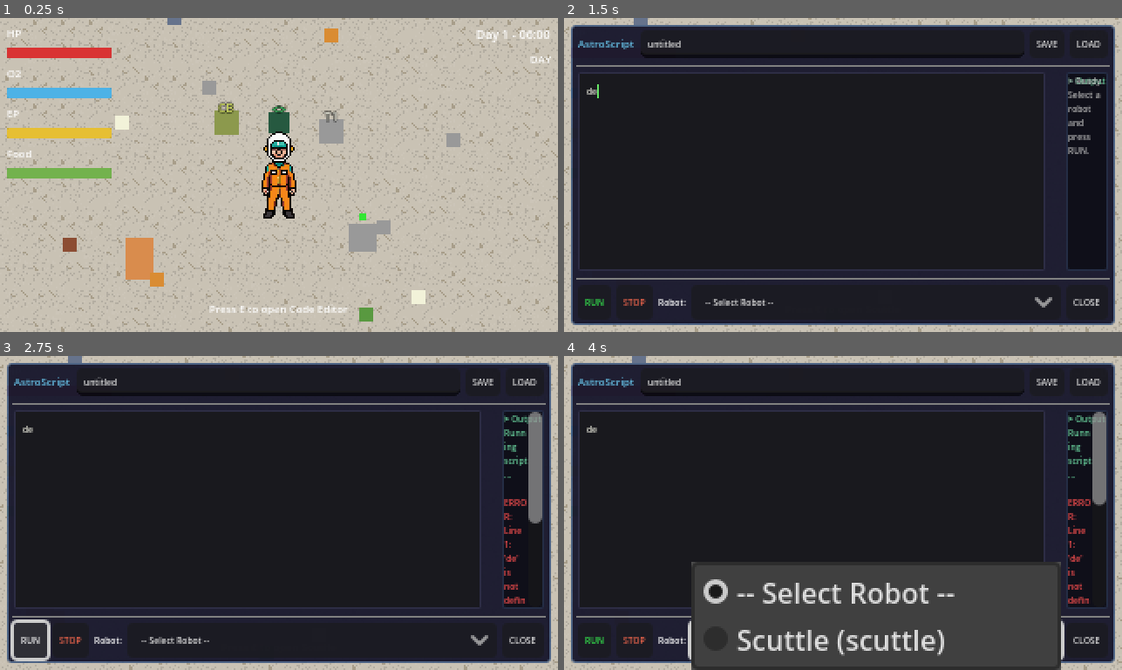
Above: before the commit, frames 1-4 (two rows, left to right).
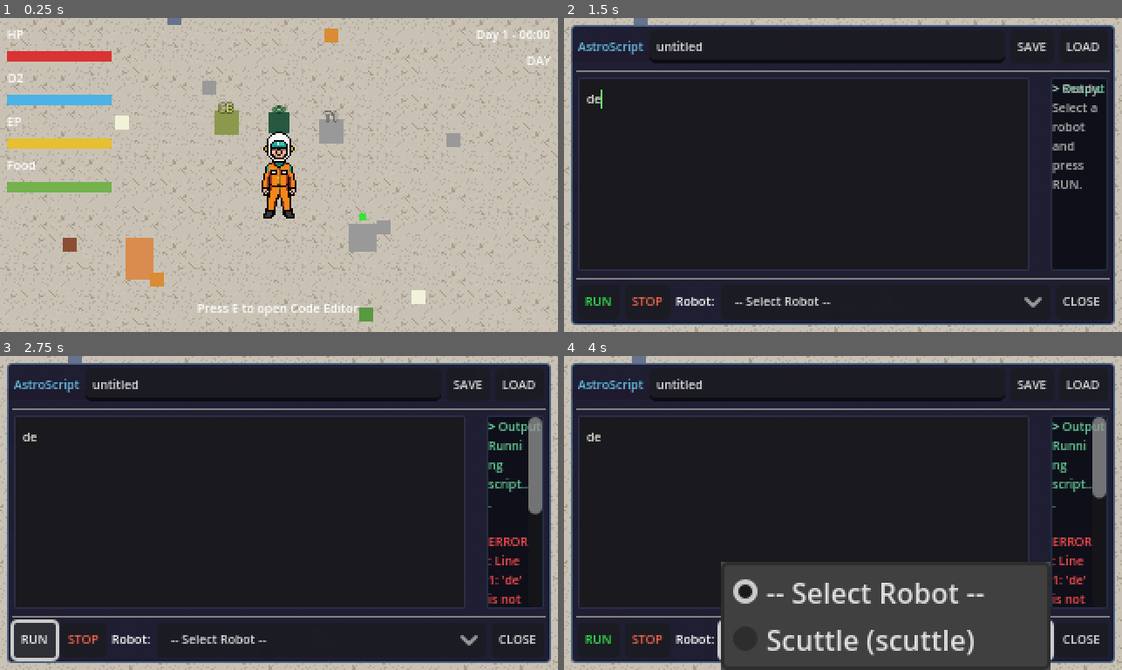
Above: after the commit, the same moments.

Repository: nauvalZulfikar/astrocode
Game: Godot game, scene res://scenes/world/main_world.tscn
Same seed, same stepped clock (60 frames per second), same inputs: the game is played once before the commit and once after it.
Inputs (mouse positions are in pixels of both pictures, inside the frame that each line leads up to):
- Up to frame 1 (0.25 s): no input
- Up to frame 2 (1.5 s): tap E (interact) at 0.5 s; move the mouse to (965, 159) at 0.52 s; hold D (move_right) 0.53-1.25 s; hold E (interact) 0.53-1.25 s; click (965, 159) at 0.67 s; drag from (731, 190) to (859, 175) at 1.27 s
- Up to frame 3 (2.75 s): click "RUN" at 2 s
- Up to frame 4 (4 s): click "STOP" at 2.75 s; click "-- Select Robot --" at 3.5 s

The runs differ from the first frame. In frame 1, 4.5% of the frame differs, in the area x 1-99%, y 3-95%; in frame 2, 6.6%; in frame 3, 7.1%; in frame 4, 11%, in the area x 2-98%, y 6-100%.

Commit message:
fix(ui): universal Esc-to-back on all panels + floor fonts at 7px
NO-BACK BUG: crafting opens via E at a workbench but had no close button and
only closed on the C key -> looked like a dead-end. Now every panel closes on
Escape:
- crafting/inventory/sable_terminal/quest_journal: Esc closes + consumes event
- pause_menu: guard _any_other_panel_open() so Esc closes the open panel instead
  of stacking pause on top; Esc with nothing open still opens pause
- back_test: 5/5 (4 panels close on Esc, no pause stacking, idle Esc opens pause)

READABILITY: 46 sub-7px labels (HP/O2/EP/Food, hints, recipe text) were mushy at
320x180. Floored all UI fonts at 7px (5/6 -> 7), kept 8px titles. Verified via
HUD + crafting screenshots.

Co-Authored-By: Claude Opus 4.8 <noreply@anthropic.com>

Diff:
--- a/scenes/ui/circuit_builder.tscn
+++ b/scenes/ui/circuit_builder.tscn
@@ -58,7 +58,7 @@
 [node name="TitleLabel" type="Label" parent="Panel/MainMargin/VBox/TitleBar"]
 layout_mode = 2
 text = "Circuit Builder"
-theme_override_font_sizes/font_size = 6
+theme_override_font_sizes/font_size = 7
 theme_override_colors/font_color = Color(0.4, 0.85, 0.5, 1)
 
 [node name="HSeparator" type="HSeparator" parent="Panel/MainMargin/VBox"]
@@ -106,23 +106,23 @@
 [node name="SimulateButton" type="Button" parent="Panel/MainMargin/VBox/BottomBar"]
 layout_mode = 2
 text = "SIMULATE"
-theme_override_font_sizes/font_size = 5
+theme_override_font_sizes/font_size = 7
 theme_override_colors/font_color = Color(0.2, 0.9, 0.4, 1)
 
 [node name="ClearButton" type="Button" parent="Panel/MainMargin/VBox/BottomBar"]
 layout_mode = 2
 text = "CLEAR"
-theme_override_font_sizes/font_size = 5
+theme_override_font_sizes/font_size = 7
 theme_override_colors/font_color = Color(0.9, 0.7, 0.2, 1)
 
 [node name="StatusLabel" type="Label" parent="Panel/MainMargin/VBox/BottomBar"]
 layout_mode = 2
 size_flags_horizontal = 3
 text = "Place components, then SIMULATE"
-theme_override_font_sizes/font_size = 5
+theme_override_font_sizes/font_size = 7
 theme_override_colors/font_color = Color(0.6, 0.6, 0.6, 1)
 
 [node name="CloseButton" type="Button" parent="Panel/MainMargin/VBox/BottomBar"]
 layout_mode = 2
 text = "CLOSE"
-theme_override_font_sizes/font_size = 5
+theme_override_font_sizes/font_size = 7
--- a/scenes/ui/code_editor.tscn
+++ b/scenes/ui/code_editor.tscn
@@ -70,7 +70,7 @@
 [node name="TitleLabel" type="Label" parent="Panel/MainMargin/VBox/TopBar"]
 layout_mode = 2
 text = "AstroScript"
-theme_override_font_sizes/font_size = 6
+theme_override_font_sizes/font_size = 7
 theme_override_colors/font_color = Color(0.4, 0.75, 0.9, 1)
 
 [node name="ScriptName" type="LineEdit" parent="Panel/MainMargin/VBox/TopBar"]
@@ -78,17 +78,17 @@
 size_flags_horizontal = 3
 text = "untitled"
 placeholder_text = "script name"
-theme_override_font_sizes/font_size = 5
+theme_override_font_sizes/font_size = 7
 
 [node name="SaveButton" type="Button" parent="Panel/MainMargin/VBox/TopBar"]
 layout_mode = 2
 text = "SAVE"
-theme_override_font_sizes/font_size = 5
+theme_override_font_sizes/font_size = 7
 
 [node name="LoadButton" type="Button" parent="Panel/MainMargin/VBox/TopBar"]
 layout_mode = 2
 text = "LOAD"
-theme_override_font_sizes/font_size = 5
+theme_override_font_sizes/font_size = 7
 
 [node name="HSeparator" type="HSeparator" parent="Panel/MainMargin/VBox"]
 layout_mode = 2
@@ -106,7 +106,7 @@
 
 [node name="CodeInput" type="TextEdit" parent="Panel/MainMargin/VBox/ContentSplit/LeftPanel"]
 layout_mode = 2
-theme_override_font_sizes/font_size = 5
+theme_override_font_sizes/font_size = 7
 theme_override_colors/font_color = Color(0.9, 0.9, 0.85, 1)
 theme_override_colors/background_color = Color(0.1, 0.1, 0.12, 1)
 theme_override_colors/caret_color = Color(0.4, 0.9, 0.4, 1)
@@ -134,7 +134,7 @@
 [node name="OutputTitle" type="Label" parent="Panel/MainMargin/VBox/ContentSplit/RightPanel/RightVBox"]
 layout_mode = 2
 text = "> Output"
-theme_override_font_sizes/font_size = 5
+theme_override_font_sizes/font_size = 7
 theme_override_colors/font_color = Color(0.4, 0.8, 0.6, 1)
 
 [node name="OutputScroll" type="ScrollContainer" parent="Panel/MainMargin/VBox/ContentSplit/RightPanel"]
@@ -145,7 +145,7 @@
 layout_mode = 2
 size_flags_horizontal = 3
 size_flags_vertical = 3
-theme_override_font_sizes/normal_font_size = 5
+theme_override_font_sizes/normal_font_size = 7
 theme_override_colors/default_color = Color(0.7, 0.7, 0.7, 1)
 bbcode_enabled = true
 text = ""
@@ -162,30 +162,30 @@
 [node name="RunButton" type="Button" parent="Panel/MainMargin/VBox/BottomBar"]
 layout_mode = 2
 text = "RUN"
-theme_override_font_sizes/font_size = 5
+theme_override_font_sizes/font_size = 7
 theme_override_colors/font_color = Color(0.2, 0.9, 0.3, 1)
 
 [node name="StopButton" type="Button" parent="Panel/MainMargin/VBox/BottomBar"]
 layout_mode = 2
 text = "STOP"
-theme_override_font_sizes/font_size = 5
+theme_override_font_sizes/font_size = 7
 theme_override_colors/font_color = Color(0.95, 0.4, 0.3, 1)
 
 [node name="RobotLabel" type="Label" parent="Panel/MainMargin/VBox/BottomBar"]
 layout_mode = 2
 text = "Robot:"
-theme_override_font_sizes/font_size = 5
+theme_override_font_sizes/font_size = 7
 
 [node name="RobotSelector" type="OptionButton" parent="Panel/MainMargin/VBox/BottomBar"]
 layout_mode = 2
 size_flags_horizontal = 3
-theme_override_font_sizes/font_size = 5
+theme_override_font_sizes/font_size = 7
 
 [node name="CloseButton" type="Button" parent="Panel/MainMargin/VBox/BottomBar"]
 layout_mode = 2
 text = "CLOSE"
-theme_override_font_sizes/font_size = 5
+theme_override_font_sizes/font_size = 7
 
 [node name="LoadPopup" type="PopupMenu" parent="."]
 size = Vector2i(80, 20)
-theme_override_font_sizes/font_size = 5
+theme_override_font_sizes/font_size = 7
--- a/scenes/ui/death_screen.tscn
+++ b/scenes/ui/death_screen.tscn
@@ -54,7 +54,7 @@
 layout_mode = 2
 text = "You ran out of oxygen."
 horizontal_alignment = 1
-theme_override_font_sizes/font_size = 6
+theme_override_font_sizes/font_size = 7
 theme_override_colors/font_color = Color(0.95, 0.8, 0.8, 1)
 
 [node name="HSeparator" type="HSeparator" parent="Panel/MarginContainer/VBox"]
@@ -64,11 +64,11 @@
 layout_mode = 2
 text = "SABLE: Your O2 recycler had no error handling."
 horizontal_alignment = 0
-theme_override_font_sizes/font_size = 5
+theme_override_font_sizes/font_size = 7
 theme_override_colors/font_color = Color(0.7, 0.85, 0.95, 1)
 autowrap_mode = 2
 
 [node name="BtnRespawn" type="Button" parent="Panel/MarginContainer/VBox"]
 layout_mode = 2
 text = "Respawn at Base"
-theme_override_font_sizes/font_size = 6
+theme_override_font_sizes/font_size = 7
--- a/scenes/ui/dialogue_panel.tscn
+++ b/scenes/ui/dialogue_panel.tscn
@@ -50,7 +50,7 @@
 size_flags_vertical = 3
 text = "Dialogue text appears here..."
 autowrap_mode = 2
-theme_override_font_sizes/font_size = 6
+theme_override_font_sizes/font_size = 7
 theme_override_colors/font_color = Color(0.9, 0.9, 0.9, 1)
 
 [node name="ChoicesContainer" type="VBoxContainer" parent="Panel/HBoxContainer/VBoxContainer"]
@@ -63,5 +63,5 @@
 layout_mode = 2
 text = "[E] Continue"
 horizontal_alignment = 2
-theme_override_font_sizes/font_size = 5
+theme_override_font_sizes/font_size = 7
 theme_override_colors/font_color = Color(0.5, 0.5, 0.6, 1)
--- a/scenes/ui/hud.tscn
+++ b/scenes/ui/hud.tscn
@@ -80,7 +80,7 @@
 layout_mode = 2
 text = "HP"
 horizontal_alignment = 0
-theme_override_font_sizes/font_size = 6
+theme_override_font_sizes/font_size = 7
 
 [node name="HealthBar" type="ProgressBar" parent="MarginContainer/VBoxLeft"]
 layout_mode = 2
@@ -95,7 +95,7 @@
 layout_mode = 2
 text = "O2"
 horizontal_alignment = 0
-theme_override_font_sizes/font_size = 6
+theme_override_font_sizes/font_size = 7
 
 [node name="OxygenBar" type="ProgressBar" parent="MarginContainer/VBoxLeft"]
 layout_mode = 2
@@ -110,7 +110,7 @@
 layout_mode = 2
 text = "EP"
 horizontal_alignment = 0
-theme_override_font_sizes/font_size = 6
+theme_override_font_sizes/font_size = 7
 
 [node name="EnergyBar" type="ProgressBar" parent="MarginContainer/VBoxLeft"]
 layout_mode = 2
@@ -125,7 +125,7 @@
 layout_mode = 2
 text = "Food"
 horizontal_alignment = 0
-theme_override_font_sizes/font_size = 6
+theme_override_font_sizes/font_size = 7
 
 [node name="HungerBar" type="ProgressBar" parent="MarginContainer/VBoxLeft"]
 layout_mode = 2
@@ -151,7 +151,7 @@
 layout_mode = 2
 text = "DAY"
 horizontal_alignment = 2
-theme_override_font_sizes/font_size = 6
+theme_override_font_sizes/font_size = 7
 
 [node name="InteractPrompt" type="Label" parent="."]
 anchors_preset = 7
@@ -166,4 +166,4 @@
 text = "Press E to interact"
 horizontal_alignment = 1
 vertical_alignment = 1
-theme_override_font_sizes/font_size = 6
+theme_override_font_sizes/font_size = 7
--- a/scenes/ui/pause_menu.tscn
+++ b/scenes/ui/pause_menu.tscn
@@ -55,24 +55,24 @@
 [node name="BtnResume" type="Button" parent="Panel/MarginContainer/VBox"]
 layout_mode = 2
 text = "Resume"
-theme_override_font_sizes/font_size = 6
+theme_override_font_sizes/font_size = 7
 
 [node name="BtnSave" type="Button" parent="Panel/MarginContainer/VBox"]
 layout_mode = 2
 text = "Save Game"
-theme_override_font_sizes/font_size = 6
+theme_override_font_sizes/font_size = 7
 
 [node name="BtnLoad" type="Button" parent="Panel/MarginContainer/VBox"]
 layout_mode = 2
 text = "Load Game"
-theme_override_font_sizes/font_size = 6
+theme_override_font_sizes/font_size = 7
 
 [node name="BtnSettings" type="Button" parent="Panel/MarginContainer/VBox"]
 layout_mode = 2
 text = "Settings"
-theme_override_font_sizes/font_size = 6
+theme_override_font_sizes/font_size = 7
 
 [node name="BtnQuit" type="Button" parent="Panel/MarginContainer/VBox"]
 layout_mode = 2
 text = "Quit"
-theme_override_font_sizes/font_size = 6
+theme_override_font_sizes/font_size = 7
--- a/scenes/ui/quest_journal.tscn
+++ b/scenes/ui/quest_journal.tscn
@@ -97,5 +97,5 @@
 layout_mode = 2
 text = "[J] Close"
 horizontal_alignment = 2
-theme_override_font_sizes/font_size = 5
+theme_override_font_sizes/font_size = 7
 theme_override_colors/font_color = Color(0.5, 0.5, 0.6, 1)
--- a/scenes/ui/robot_panel.tscn
+++ b/scenes/ui/robot_panel.tscn
@@ -49,7 +49,7 @@
 [node name="TypeLabel" type="Label" parent="Panel/MarginContainer/VBox"]
 layout_mode = 2
 text = "Type: scuttle"
-theme_override_font_sizes/font_size = 5
+theme_override_font_sizes/font_size = 7
 
 [node name="BatteryBar" type="ProgressBar" parent="Panel/MarginContainer/VBox"]
 layout_mode = 2
@@ -63,18 +63,18 @@
 [node name="StatusLabel" type="Label" parent="Panel/MarginContainer/VBox"]
 layout_mode = 2
 text = "Status: idle"
-theme_override_font_sizes/font_size = 5
+theme_override_font_sizes/font_size = 7
 
 [node name="CargoLabel" type="Label" parent="Panel/MarginContainer/VBox"]
 layout_mode = 2
 text = "Cargo: 0/6"
-theme_override_font_sizes/font_size = 5
+theme_override_font_sizes/font_size = 7
 autowrap_mode = 2
 
 [node name="TaskLabel" type="Label" parent="Panel/MarginContainer/VBox"]
 layout_mode = 2
 text = "Tasks queued: 0"
-theme_override_font_sizes/font_size = 5
+theme_override_font_sizes/font_size = 7
 
 [node name="ButtonRow" type="HBoxContainer" parent="Panel/MarginContainer/VBox"]
 layout_mode = 2
@@ -83,19 +83,19 @@
 layout_mode = 2
 size_flags_horizontal = 3
 text = "Go Here"
-theme_override_font_sizes/font_size = 5
+theme_override_font_sizes/font_size = 7
 
 [node name="BtnGather" type="Button" parent="Panel/MarginContainer/VBox/ButtonRow"]
 layout_mode = 2
 size_flags_horizontal = 3
 text = "Gather"
-theme_override_font_sizes/font_size = 5
+theme_override_font_sizes/font_size = 7
 
 [node name="BtnReturn" type="Button" parent="Panel/MarginContainer/VBox/ButtonRow"]
 layout_mode = 2
 size_flags_horizontal = 3
 text = "Return"
-theme_override_font_sizes/font_size = 5
+theme_override_font_sizes/font_size = 7
 
 [node name="ButtonRow2" type="HBoxContainer" parent="Panel/MarginContainer/VBox"]
 layout_mode = 2
@@ -104,10 +104,10 @@
 layout_mode = 2
 size_flags_horizontal = 3
 text = "Shutdown"
-theme_override_font_sizes/font_size = 5
+theme_override_font_sizes/font_size = 7
 
 [node name="BtnClose" type="Button" parent="Panel/MarginContainer/VBox/ButtonRow2"]
 layout_mode = 2
 size_flags_horizontal = 3
 text = "Close"
-theme_override_font_sizes/font_size = 5
+theme_override_font_sizes/font_size = 7
--- a/scenes/ui/sable_terminal.tscn
+++ b/scenes/ui/sable_terminal.tscn
@@ -69,5 +69,5 @@
 layout_mode = 2
 text = "[`] Close"
 horizontal_alignment = 2
-theme_override_font_sizes/font_size = 5
+theme_override_font_sizes/font_size = 7
 theme_override_colors/font_color = Color(0.3, 0.5, 0.35, 1)
--- a/scenes/ui/save_load_panel.tscn
+++ b/scenes/ui/save_load_panel.tscn
@@ -65,4 +65,4 @@
 [node name="BtnBack" type="Button" parent="Panel/MarginContainer/VBox"]
 layout_mode = 2
 text = "Back"
-theme_override_font_sizes/font_size = 6
+theme_override_font_sizes/font_size = 7
